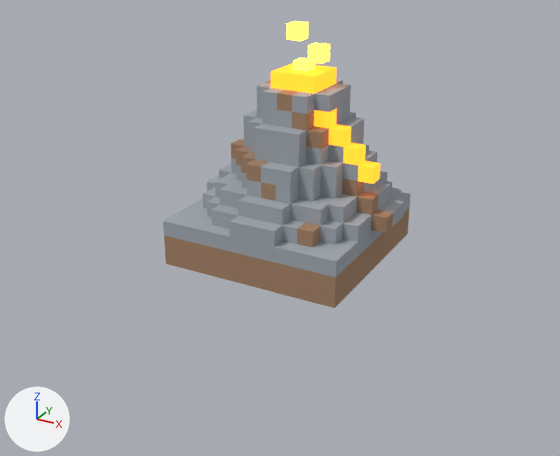
The glTF model apps/voxel-world/voxel-art/volcano.glb, before and after one commit.
Before and after are seen from a 50 mm camera at (5.84, -11.44, 5.6) aimed at (-0.15, -0.55, 0.15). The lights are fixed; the arrows at lower left show +X, +Y and +Z. The picture after the commit comes second. Where no turn or scale is listed for an object, it has been applied to the vertices. Vertices at exactly the same position are counted once.

The first picture shows 'ANIM_eruption_embers', 'VX_volcano'.
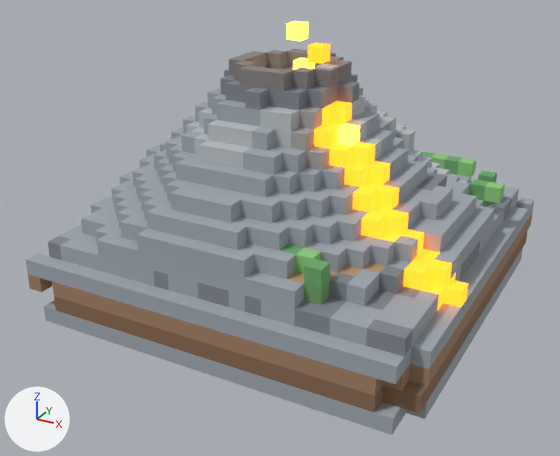
The newer file is also rescaled (x0.815), turned or shifted as a whole; pictures and numbers use the older file's frame.

Location of each change, (x1, y1, x2, y2) in pixels of the pictures (560 x 456 px):
'VX_volcano_LOD0', added: after (26, 49, 534, 435)
'VX_volcano', deleted: before (163, 63, 411, 308)
    faces in mat_vx_stone (grey #a0a8af): (163, 79, 411, 277)
    faces in mat_vx_dirt (brown #a48165): (164, 80, 410, 308)
    faces in mat_vx_lava (orange #ff8e1d, glowing orange #ff8e1d): (271, 63, 380, 184)
'ANIM_eruption_embers', reshaped: before (286, 21, 330, 72); after (286, 21, 338, 85)
part 1 of me_anim_eruption_embers_geometry, added: after (315, 64, 338, 85)
part 2 of me_anim_eruption_embers_geometry, recoloured: (308, 43, 330, 64) in both

What changed in the scene script:
```text
Change me_anim_eruption_embers_geometry:
    remove me_anim_eruption_embers_geometry.from_pydata(...)  # 22 vertices, 36 faces; spans x -0.405..0.405, y -0.135..0.405, z -0.135..0.675
    add me_anim_eruption_embers_geometry.from_pydata(...)  # 29 vertices, 48 faces; spans x -0.405..0.675, y -0.405..0.405, z -0.135..0.675
    me_anim_eruption_embers_geometry part 1
    7 vertices are added at x 0.405..0.675, y -0.405..-0.135, z -0.135..0.135
    12 new faces join them, mat_vx_ash_lit (light grey #bfbab5)
    me_anim_eruption_embers_geometry part 2: 12 faces spanning x 0.135..0.405, y -0.135..0.135, z 0.135..0.405 switch from mat_vx_embers (yellow #ffd450, glowing yellow #ffd450) to mat_vx_lava (orange #ff8e1d, glowing orange #ff8e1d)
    add me_anim_eruption_embers_geometry.materials.append(mat_vx_ash_lit)  # light grey #bfbab5
    add me_anim_eruption_embers_geometry.materials.append(mat_vx_lava_hot)  # yellow #ffdd50, glowing yellow #ffdd50
Remove ob_vx_volcano:
    ob_vx_volcano = bpy.data.objects.new('VX_volcano', me_vx_volcano_geometry)
Add ob_vx_volcano_lod0:
    ob_vx_volcano_lod0 = bpy.data.objects.new('VX_volcano_LOD0', me_vx_volcano_lod0_geometry)  # 2407 vertices, 4840 faces; spans x -3.65..3.38, y -3.38..3.38, z -0.95..3.11; in mat_vx_ash (grey #a8a4a2), mat_vx_ash_dark (grey #868181), mat_vx_dirt (brown #a48165), mat_vx_dirt_dark (brown #896950), mat_vx_dirt_lit (brown #ba9773), mat_vx_grass_dark (green #6fa265), mat_vx_lava (orange #ff8e1d, glowing orange #ff8e1d), mat_vx_lava_hot (yellow #ffdd50, glowing yellow #ffdd50), mat_vx_leaves (green #69aa6c), mat_vx_leaves_light (green #8ecb7c), mat_vx_stone (grey #a0a8af), mat_vx_stone_dark (grey #81868e), mat_vx_stone_lit (light grey #babfc2)
    ob_vx_volcano_lod0.location = (0.0, 0.0, -0.15)
```
